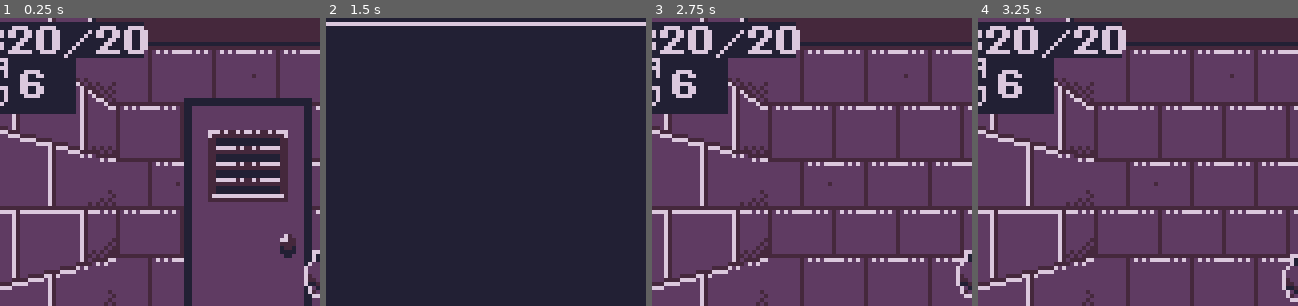
Above: before the commit, frames 1-4 (left to right).
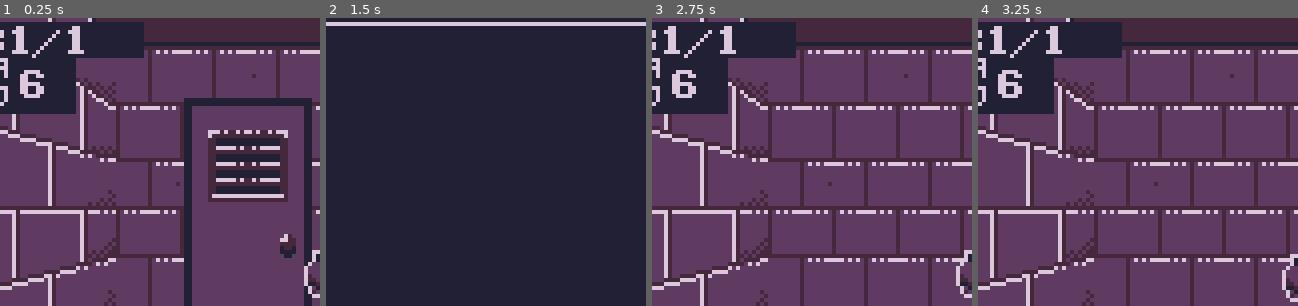
Above: after the commit, the same moments.

Repository: GartTheSkeleton/GameboyDungeon
Game: Godot game, scene res://src/Game/gameworld.tscn
The game is run twice, just before and just after one commit, with the same random seed, the same clock (stepped at 60 frames per second) and the same inputs.
Inputs:
- Up to frame 1 (0.25 s): no input
- Up to frame 2 (1.5 s): tap Enter (Start) at 0.5, 1.25 s; hold Right (Right) 0.53-1.28 s; tap Z (A) at 0.6 s; tap X (B) at 0.8, 1.35 s; hold Down (Down) from 1.28 s (still down)
- Up to frame 3 (2.75 s): tap Z (A) at 1.55, 2.1 s; tap Enter (Start) at 2 s; release Down (Down) at 2.03 s; hold Right (Right) from 2.03 s (still down); tap X (B) at 2.3 s
- Up to frame 4 (3.25 s): tap Enter (Start) at 2.75 s; release Right (Right) at 2.78 s; hold Up (Up) from 2.78 s (still down); tap X (B) at 2.85 s; tap Z (A) at 3.05 s
The pictures show only the part of the screen within x 12-62%, y 1-51%; the shares and areas given below are measured in that part.

The runs differ from the first frame. In frame 1, 2.0% of the frame differs, in the area x 2-47%, y 2-14%; in frame 2, nothing differs; in frame 3, 2.0%; in frame 4, 2.0%.

Commit message:
position tweaks

Diff:
--- a/src/Assets/Definitions/Entities/Actors/entity_definition_player.tres
+++ b/src/Assets/Definitions/Entities/Actors/entity_definition_player.tres
@@ -5,7 +5,7 @@
 
 [sub_resource type="Resource" id="Resource_xu0na"]
 script = ExtResource("2_t5i0r")
-max_hp = 20
+max_hp = 1
 power = 4
 luck = -3
 ammo = 6
--- a/src/Entities/Actors/Components/item_component.gd
+++ b/src/Entities/Actors/Components/item_component.gd
@@ -50,6 +50,7 @@
 		SignalBus.create_entity.emit(contents, parent_entity.grid_position, contents)
 	elif parent_entity.is_mimic:
 		parent_entity.texture = mimic_texture
+		parent_entity.position.y -= 18
 		parent_entity.blocks_movement = true
 		parent_entity.entity_name = "That Thing"
 		MessageLog.send_message("That's no Chest!")
--- a/src/Game/gameworld.gd
+++ b/src/Game/gameworld.gd
@@ -94,7 +94,7 @@
 			new_entity.position.y -= 16
 		"Fairy":
 			new_entity = Entity.new(grid_pos, entity_types.fairy, map_data)
-			new_entity.position.y -= 16
+			new_entity.position.y -= 6
 		"Abomination":
 			new_entity = Entity.new(grid_pos, entity_types.abomination, map_data)
 		"Mimic":
--- a/src/Game/gameworld.tscn
+++ b/src/Game/gameworld.tscn
@@ -30,8 +30,6 @@
 [ext_resource type="Texture2D" uid="uid://dlskr7ffnhyur" path="res://src/Assets/VFX/knife_attack2.png" id="21_jvhvo"]
 [ext_resource type="Texture2D" uid="uid://datxfbmw5pqi1" path="res://src/Assets/VFX/knife_attack3.png" id="22_pucdq"]
 [ext_resource type="Texture2D" uid="uid://cay8f2ajghcgq" path="res://src/Assets/VFX/hitmarker.png" id="23_jvhvo"]
-[ext_resource type="Script" uid="uid://c5yjkkgk5ln1j" path="res://src/Map/map_view.gd" id="29_1onj0"]
-[ext_resource type="Script" path="res://src/Game/audio_bus.gd" id="31_a0yww"]
 [ext_resource type="Texture2D" uid="uid://dqmbjygvncfyp" path="res://src/Assets/VFX/left_transition1.png" id="24_mphjs"]
 [ext_resource type="Texture2D" uid="uid://dxfwtcuhbhs6x" path="res://src/Assets/VFX/walk_transition4.png" id="24_upprx"]
 [ext_resource type="Texture2D" uid="uid://d0r8rorpb0mxg" path="res://src/Assets/VFX/left_transition2.png" id="25_s3evq"]
@@ -39,9 +37,10 @@
 [ext_resource type="Texture2D" uid="uid://dagaa3ceiwexs" path="res://src/Assets/VFX/left_transition3.png" id="26_sjrmq"]
 [ext_resource type="Texture2D" uid="uid://6c8coxjra5sr" path="res://src/Assets/VFX/left_transition4.png" id="27_ejevq"]
 [ext_resource type="Texture2D" uid="uid://dbl83mvowmnsl" path="res://src/Assets/VFX/left_transition5.png" id="28_0urkj"]
+[ext_resource type="Script" uid="uid://c5yjkkgk5ln1j" path="res://src/Map/map_view.gd" id="29_1onj0"]
 [ext_resource type="Texture2D" uid="uid://cae1ili8bsu6f" path="res://src/Assets/VFX/right_transition1.png" id="29_41jq7"]
 [ext_resource type="Texture2D" uid="uid://5ao14q5gu5x8" path="res://src/Assets/VFX/right_transition2.png" id="30_nodc0"]
-[ext_resource type="Script" uid="uid://cv1moualqynav" path="res://src/Game/audio_bus.gd" id="31_a0yww"]
+[ext_resource type="Script" path="res://src/Game/audio_bus.gd" id="31_a0yww"]
 [ext_resource type="Texture2D" uid="uid://c5ggjqfybb1g7" path="res://src/Assets/VFX/right_transition3.png" id="31_tw4nq"]
 [ext_resource type="AudioStream" uid="uid://duhw0ov67lhwl" path="res://src/Assets/SFX/player_scream.wav" id="32_2wliv"]
 [ext_resource type="Texture2D" uid="uid://bxa2xgy0ipal8" path="res://src/Assets/VFX/right_transition4.png" id="32_cdnba"]
@@ -268,6 +267,86 @@
 "speed": 5.0
 }]
 
+[sub_resource type="SpriteFrames" id="SpriteFrames_xwwmq"]
+animations = [{
+"frames": [{
+"duration": 1.0,
+"texture": null
+}],
+"loop": false,
+"name": &"Empty",
+"speed": 12.0
+}, {
+"frames": [{
+"duration": 1.0,
+"texture": ExtResource("24_mphjs")
+}, {
+"duration": 1.0,
+"texture": ExtResource("25_s3evq")
+}, {
+"duration": 1.0,
+"texture": ExtResource("26_sjrmq")
+}, {
+"duration": 1.0,
+"texture": ExtResource("27_ejevq")
+}, {
+"duration": 1.0,
+"texture": ExtResource("28_0urkj")
+}, {
+"duration": 1.0,
+"texture": null
+}],
+"loop": false,
+"name": &"Left",
+"speed": 24.0
+}, {
+"frames": [{
+"duration": 1.0,
+"texture": ExtResource("29_41jq7")
+}, {
+"duration": 1.0,
+"texture": ExtResource("30_nodc0")
+}, {
+"duration": 1.0,
+"texture": ExtResource("31_tw4nq")
+}, {
+"duration": 1.0,
+"texture": ExtResource("32_cdnba")
+}, {
+"duration": 1.0,
+"texture": ExtResource("33_auq5j")
+}, {
+"duration": 1.0,
+"texture": null
+}],
+"loop": false,
+"name": &"Right",
+"speed": 24.0
+}, {
+"frames": [{
+"duration": 1.0,
+"texture": ExtResource("34_mphjs")
+}, {
+"duration": 1.0,
+"texture": ExtResource("35_s3evq")
+}, {
+"duration": 1.0,
+"texture": ExtResource("36_sjrmq")
+}, {
+"duration": 1.0,
+"texture": ExtResource("24_upprx")
+}, {
+"duration": 1.0,
+"texture": ExtResource("25_wwakg")
+}, {
+"duration": 1.0,
+"texture": null
+}],
+"loop": false,
+"name": &"Walk",
+"speed": 24.0
+}]
+
 [sub_resource type="StyleBoxTexture" id="StyleBoxTexture_2wliv"]
 content_margin_left = 4.0
 content_margin_top = 4.0
@@ -278,86 +357,6 @@
 texture_margin_right = 5.0
 texture_margin_bottom = 5.0
 
-[sub_resource type="SpriteFrames" id="SpriteFrames_xwwmq"]
-animations = [{
-"frames": [{
-"duration": 1.0,
-"texture": null
-}],
-"loop": false,
-"name": &"Empty",
-"speed": 12.0
-}, {
-"frames": [{
-"duration": 1.0,
-"texture": ExtResource("24_mphjs")
-}, {
-"duration": 1.0,
-"texture": ExtResource("25_s3evq")
-}, {
-"duration": 1.0,
-"texture": ExtResource("26_sjrmq")
-}, {
-"duration": 1.0,
-"texture": ExtResource("27_ejevq")
-}, {
-"duration": 1.0,
-"texture": ExtResource("28_0urkj")
-}, {
-"duration": 1.0,
-"texture": null
-}],
-"loop": false,
-"name": &"Left",
-"speed": 24.0
-}, {
-"frames": [{
-"duration": 1.0,
-"texture": ExtResource("29_41jq7")
-}, {
-"duration": 1.0,
-"texture": ExtResource("30_nodc0")
-}, {
-"duration": 1.0,
-"texture": ExtResource("31_tw4nq")
-}, {
-"duration": 1.0,
-"texture": ExtResource("32_cdnba")
-}, {
-"duration": 1.0,
-"texture": ExtResource("33_auq5j")
-}, {
-"duration": 1.0,
-"texture": null
-}],
-"loop": false,
-"name": &"Right",
-"speed": 24.0
-}, {
-"frames": [{
-"duration": 1.0,
-"texture": ExtResource("34_mphjs")
-}, {
-"duration": 1.0,
-"texture": ExtResource("35_s3evq")
-}, {
-"duration": 1.0,
-"texture": ExtResource("36_sjrmq")
-}, {
-"duration": 1.0,
-"texture": ExtResource("24_upprx")
-}, {
-"duration": 1.0,
-"texture": ExtResource("25_wwakg")
-}, {
-"duration": 1.0,
-"texture": null
-}],
-"loop": false,
-"name": &"Walk",
-"speed": 24.0
-}]
-
 [sub_resource type="StyleBoxTexture" id="StyleBoxTexture_d75vc"]
 texture = ExtResource("12_q8503")
 texture_margin_left = 5.0
@@ -394,7 +393,7 @@
 disable_3d = true
 handle_input_locally = false
 canvas_item_default_texture_filter = 0
-size = Vector2i(2, 2)
+size = Vector2i(160, 96)
 render_target_update_mode = 4
 
 [node name="Gameworld" type="Node2D" parent="VBoxContainer/SubViewportContainer/SubViewport"]
Not shown: 1 places in src/Game/gameworld.tscn that only renumber resources
